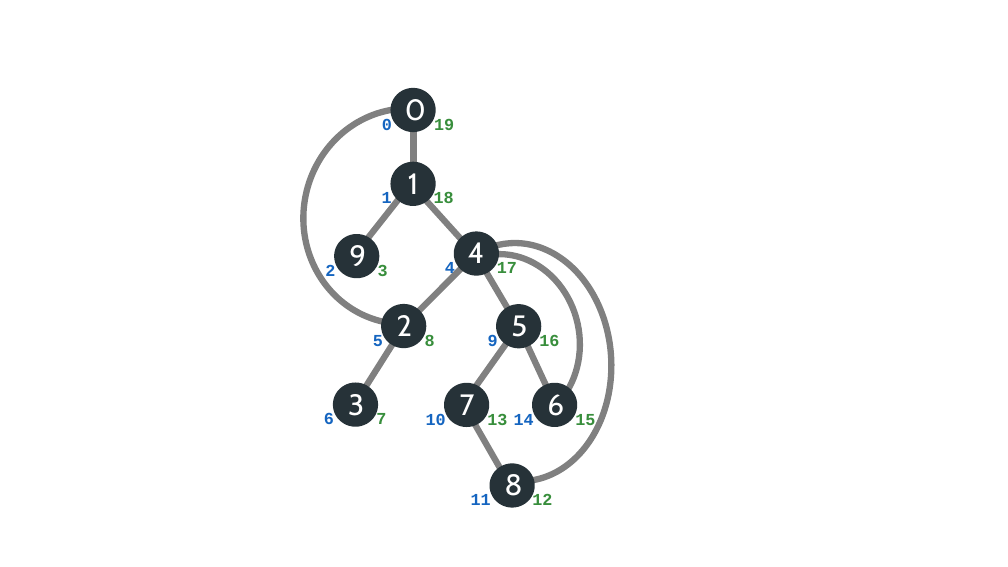
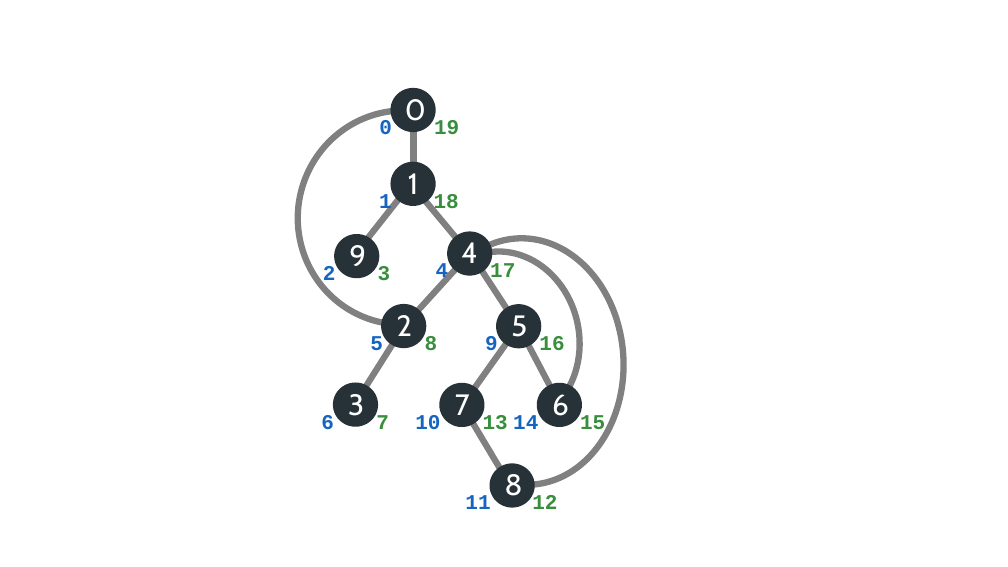
Before and after one commit to jrymk/Graphene, a slide deck: slide 5 of Illustrations/illustrations.pptx. Drawn at 1008x567 pixels with LibreOffice and Linux fonts; fonts in the diff are those of the drawing. Boxes give left, top, right and bottom in pixels: in the first picture for what was removed or moved away, otherwise in the second. Text is boxed around its words. In the diff, an @@ line names an element or a change of style, - is before the commit and + after.

```diff
--- a/Illustrations/illustrations.pptx
+++ b/Illustrations/illustrations.pptx
@@ arc (boxed as its full ellipse): place and size @@
-arc (boxed as its full ellipse) at (286, 91, 528, 342)
+arc (boxed as its full ellipse) at (280, 93, 527, 342)
@@ line moved from (411, 185) - (475, 254) to (411, 185) - (470, 255) @@
@@ proportions changed in 3 elements at (411, 237, 596, 440), (280, 93, 527, 342), (418, 232, 631, 491) @@
@@ arc (boxed as its full ellipse): place and size @@
-arc (boxed as its full ellipse) at (417, 237, 619, 486)
+arc (boxed as its full ellipse) at (418, 232, 631, 491)
@@ 2 texts, 2 ellipses: place and size @@
-2 texts, 2 ellipses at (444, 231, 499, 427)
+2 texts, 2 ellipses at (439, 231, 492, 427)
@@ line moved from (405, 325) - (476, 254) to (405, 325) - (470, 253) @@
@@ line moved from (519, 327) - (475, 253) to (519, 327) - (470, 253) @@
@@ line moved from (467, 399) - (519, 327) to (462, 405) - (519, 327) @@
@@ line moved from (553, 399) - (519, 326) to (561, 408) - (519, 326) @@
@@ ellipse: place and size @@
-ellipse at (532, 383, 578, 427)
+ellipse at (537, 383, 582, 427)
@@ text "6": place and size @@
-text "6" at (547, 394, 564, 416)
+text "6" at (552, 394, 569, 416)
@@ size 16 to 20 pt in 20 elements at (379, 120, 392, 135), (323, 266, 336, 287), (321, 415, 334, 429), (379, 194, 392, 215), (378, 266, 391, 281), (425, 336, 438, 350), (376, 415, 389, 429), (370, 336, 383, 357), (485, 336, 498, 357), (436, 262, 449, 284), (513, 415, 538, 429), (580, 415, 605, 436), (483, 415, 508, 436), (434, 120, 459, 134), (532, 494, 557, 509), (539, 335, 564, 350), (465, 495, 490, 509), (490, 262, 515, 284), (434, 194, 459, 215), (415, 415, 440, 429) @@
@@ text "10": place and size @@
-text "10" at (426, 412, 446, 425)
+text "10" at (415, 415, 440, 429)
@@ line moved from (461, 399) - (507, 480) to (461, 404) - (507, 480) @@
```
Also in this commit, not shown: 1 other file.
